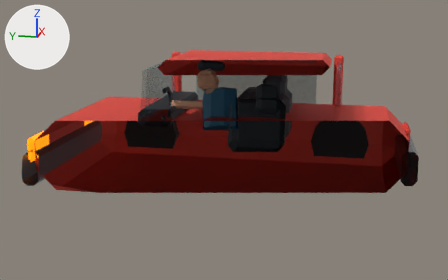
The glTF model public/models/car.glb as it was, and as the next commit left it.
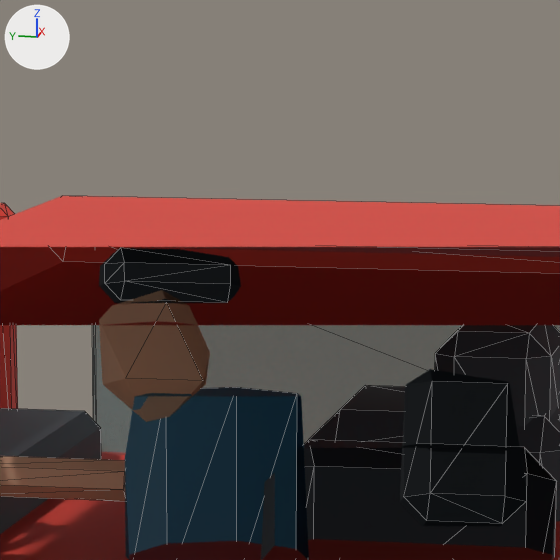
There are two pictures of each version: one whole from a 50 mm camera at (-6.87, -1.32, 2.34) aimed at (-0.06, 0.05, 0.63), one close up on the part from 40% to 64% of the width and 4% to 43% of the height. The lights are fixed; the arrows at upper left show +X, +Y and +Z. The last two pictures show the newer version. The close-ups show mesh edges as thin lines. Everything nearer to the camera than a plane just in front of the edit is cut away. Where no turn or scale is listed for an object, it has been applied to the vertices.

Script lines for the objects in view, before the commit:
```python
me_cube_089 = bpy.data.meshes.new('Cube.089')
me_cube_089.from_pydata(...)  # 24 vertices, 44 faces; spans x -0.16..0.16, y -0.15..0.15, z -0.055..0.055
me_cube_089.materials.append(mat_charcoal)  # dark grey #353c42
me_cylinder_003 = bpy.data.meshes.new('Cylinder.003')
me_cylinder_003.from_pydata(...)  # an 8-sided cylinder along z spanning x -0.2..0.2, y -0.2..0.2, z -0.215..0.215
me_cylinder_003.materials.append(mat_worker_blue)  # blue #387695
me_icosphere = bpy.data.meshes.new('Icosphere')
me_icosphere.from_pydata(...)  # an icosphere of 20 faces spanning x -0.143..0.143, y -0.136..0.136, z -0.18..0.18
me_icosphere.materials.append(mat_skin)  # beige #e2af8e
ob_driverhair = bpy.data.objects.new('DriverHair', me_cube_089)
ob_driverhair.location = (-0.38, 0.14, 1.51)
ob_driverhead = bpy.data.objects.new('DriverHead', me_icosphere)
ob_driverhead.location = (-0.38, 0.16, 1.37)
ob_drivertorso = bpy.data.objects.new('DriverTorso', me_cylinder_003)
ob_drivertorso.location = (-0.38, 0.02, 1.05)
# also in view: 'Seat' at (-0.38, -0.37, 0.88); 'CarBody' at (0.0, 0.0, 0.55); 'Dashboard' at (0.0, 0.72, 0.96); 'Headrest.001' at (0.38, -0.48, 1.17); 'DriverArm.001' at (-0.22, 0.43, 1.06)
```
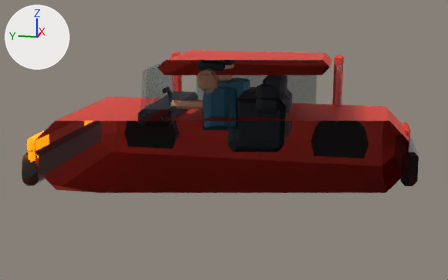
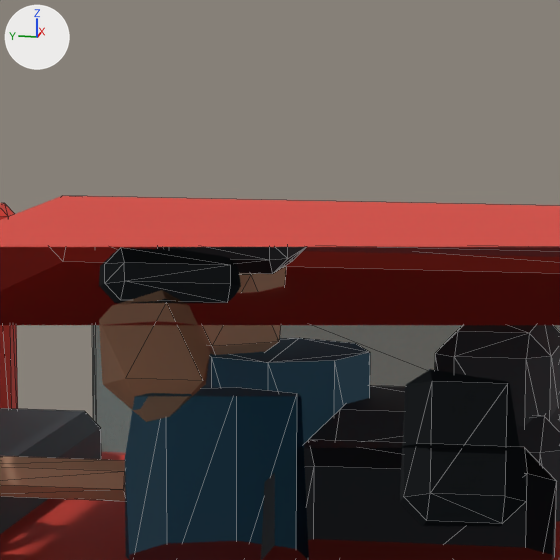
What changed in the scene script:
```text
Add ob_passenger1torso:
    ob_passenger1torso = bpy.data.objects.new('Passenger1Torso', me_cylinder_003)
    ob_passenger1torso.location = (0.38, 0.02, 1.05)
Add ob_passenger1head:
    ob_passenger1head = bpy.data.objects.new('Passenger1Head', me_icosphere.copy())  # the mesh of ob_driverhead
    ob_passenger1head.location = (0.38, 0.16, 1.37)
Add ob_passenger1hair:
    ob_passenger1hair = bpy.data.objects.new('Passenger1Hair', me_cube_089.copy())  # the mesh of ob_driverhair
    ob_passenger1hair.location = (0.38, 0.14, 1.51)
```

Changed parts and their boxes [x1, y1, x2, y2] in the close-ups (560 x 560 px):
'Passenger1Torso', added (blue): after [202, 338, 370, 444]
'Passenger1Head', added (beige): after [198, 266, 287, 355]
'Passenger1Hair', added: after [158, 247, 306, 274]
